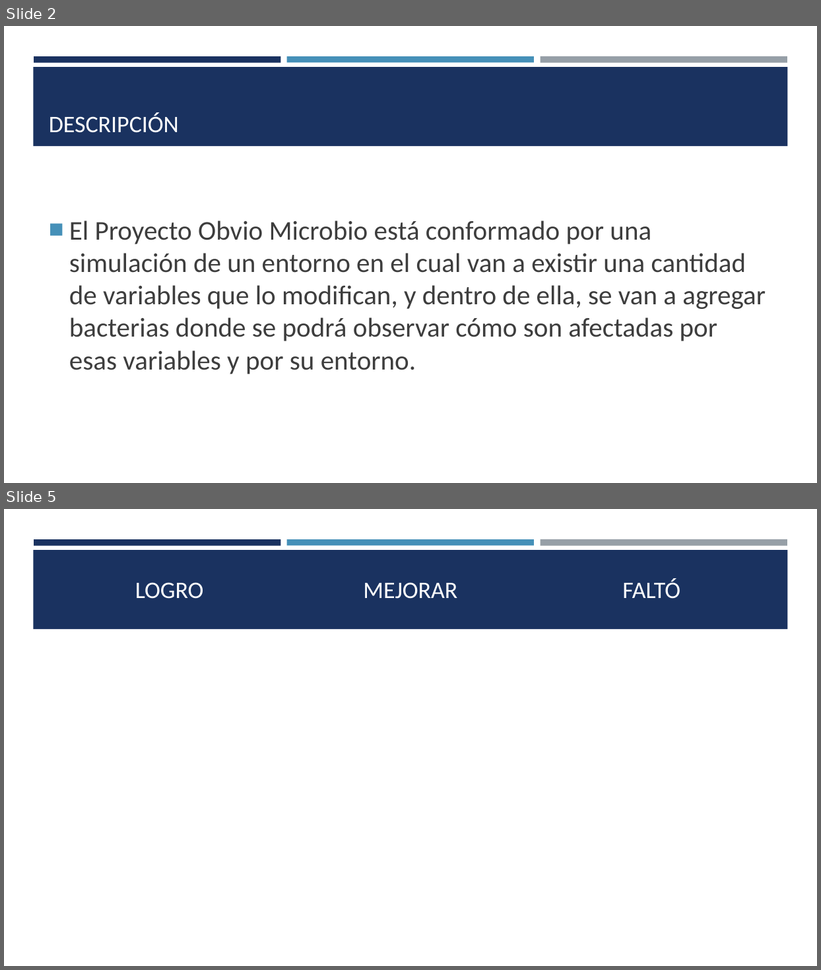
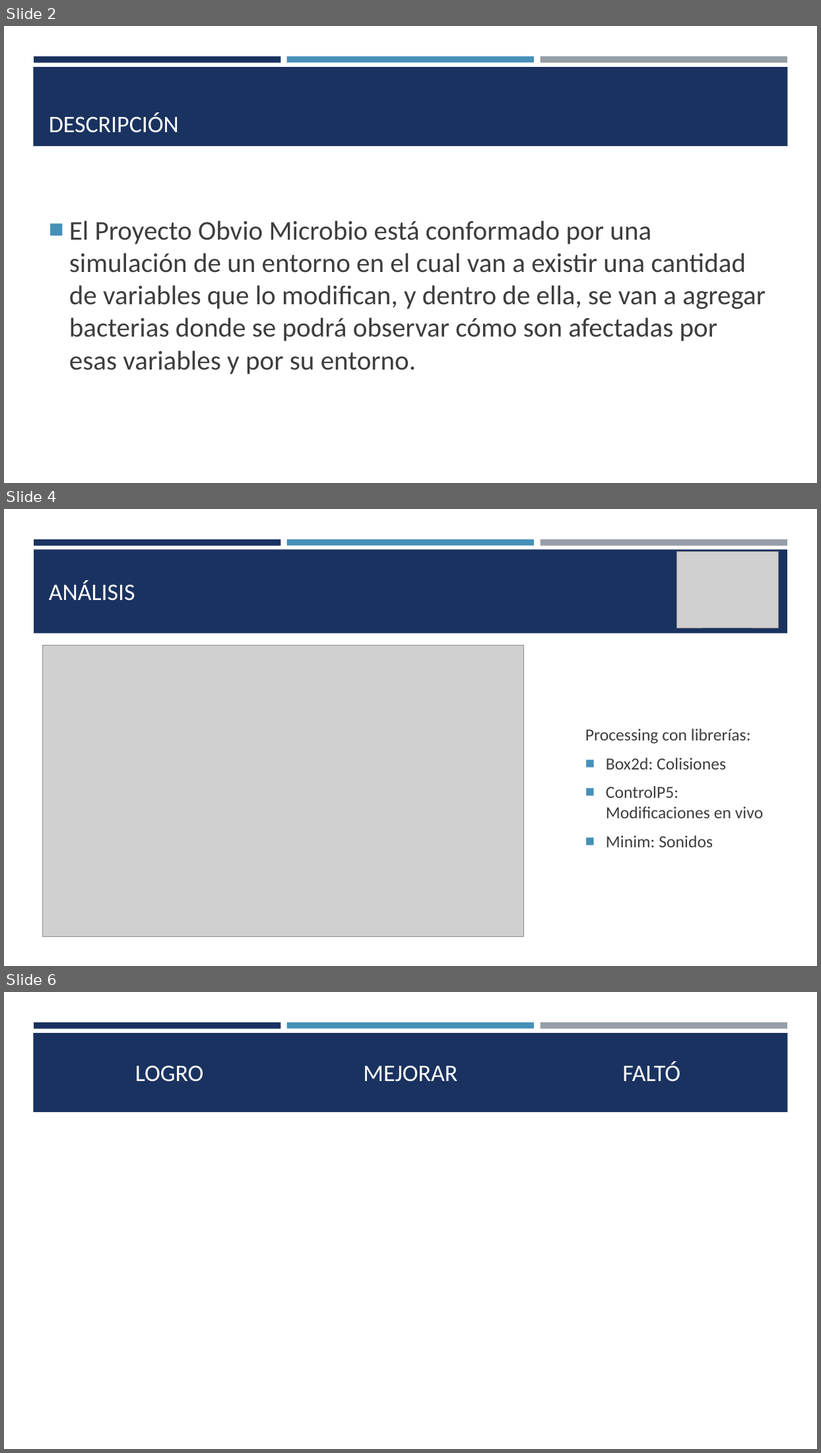
Before and after one commit to rubengv1999/ObvioMicrobio, a slide deck: Obvio Microbio.pptx. Shown one above the other, each under a label of ours: slides 2 and 5 before the commit, slides 2, 4 and 6 after it; the slides between them are not shown. The pictures are 821x970 and 821x1453 pixels, drawn with LibreOffice and Linux fonts; fonts in the diff are those of the drawing; grey boxes stand for pictures; background and template pictures are left out. Boxes give left, top, right and bottom in pixels: in the first picture for what was removed or moved away, otherwise in the second. Text is boxed around its words. In the diff, an @@ line names an element or a change of style, - is before the commit and + after.

```diff
--- a/Obvio Microbio.pptx
+++ b/Obvio Microbio.pptx
@@ slide 4 added at [4,509,817,966], background #FFFFFF; not listed: 3 template elements that a slide beside it also shows @@
@@ rectangle added at [34,549,788,634], fill #1A3260 @@
@@ picture added at [677,552,779,628] @@
@@ title added at [49,580,135,601], 28 pt, text #FFFFFF @@
+ANÁLISIS
@@ picture added at [43,645,524,937] @@
@@ text added at [585,729,763,848], 20 pt, text #3D3D3D @@
+Processing con librerías:
+■ Box2d: Colisiones
+■ ControlP5: Modificaciones en vivo
+■ Minim: Sonidos
@@ what was slide 5 is now slide 6 @@
```
Also in this commit, not shown: 1 slide changed, 1 other slide added, 1 slide removed, 5 other files.
